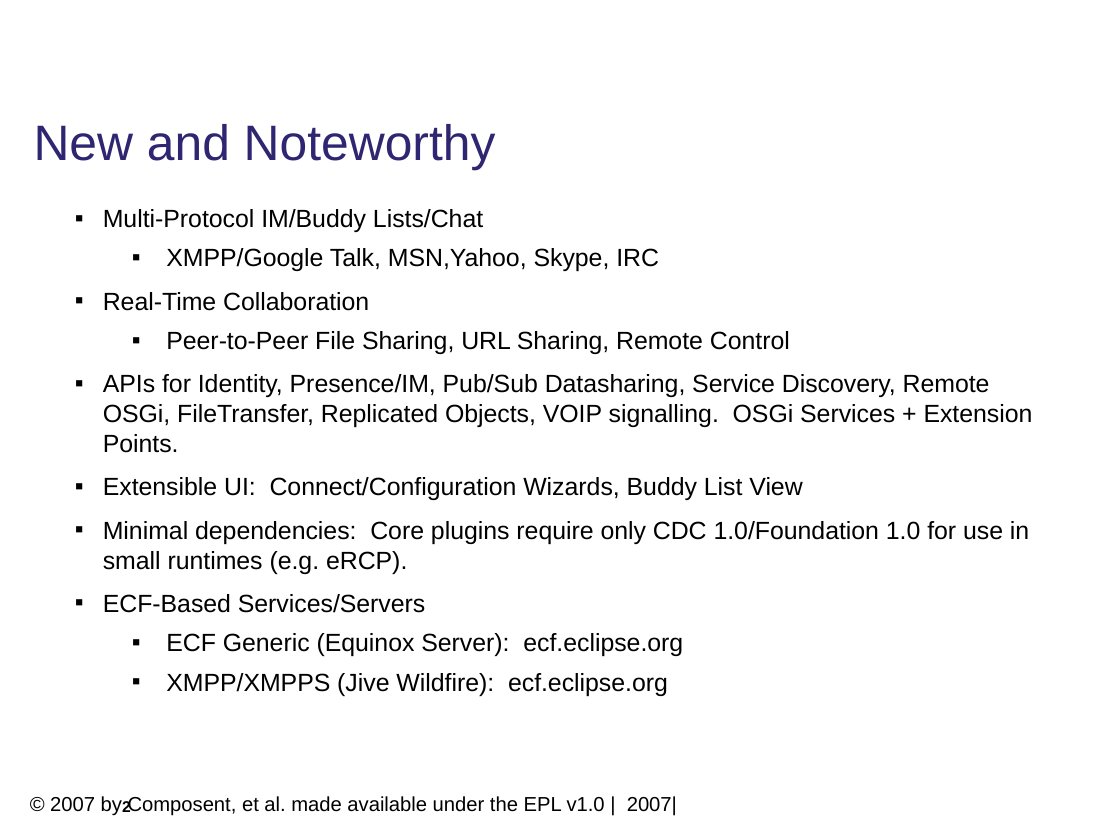
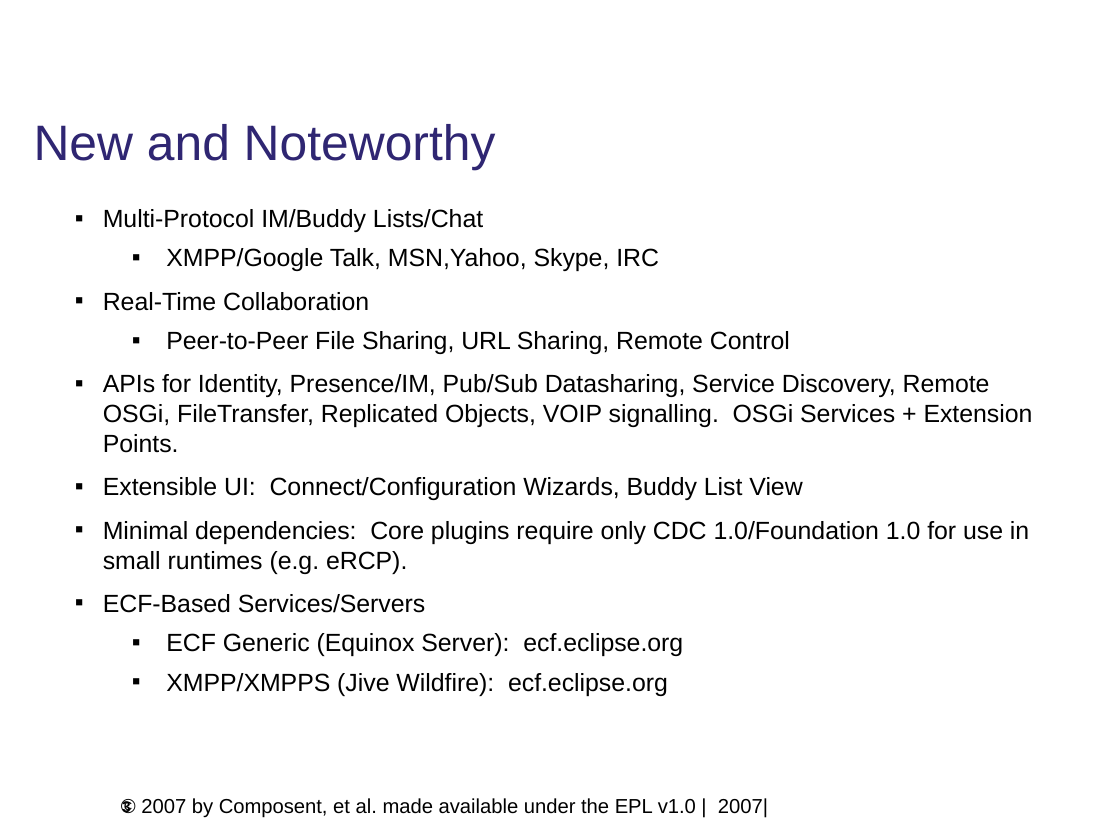
Before and after one commit to eclipse/ecf-website, a slide deck: slide 3 of reviews/ECF_Europa_Review.odp (slide 2 before the commit). Drawn at 1120x840 pixels with LibreOffice and Linux fonts; fonts in the diff are those of the drawing; background and template pictures are left out. Boxes give left, top, right and bottom in pixels: in the first picture for what was removed or moved away, otherwise in the second. Text is boxed around its words. In the diff, an @@ line names an element or a change of style, - is before the commit and + after.

```diff
--- a/reviews/ECF_Europa_Review.odp
+++ b/reviews/ECF_Europa_Review.odp
@@ text "© 2007 by Composent, et ...": place and size @@
-text "© 2007 by Composent, et ..." at (50, 796, 677, 816)
+text "© 2007 by Composent, et ..." at (141, 798, 768, 818)
@@ page number at (122, 800, 131, 816): text changed @@
-2
+3
```
Also in this commit, not shown: 4 other slides changed, 1 slide added, 1 other file.
